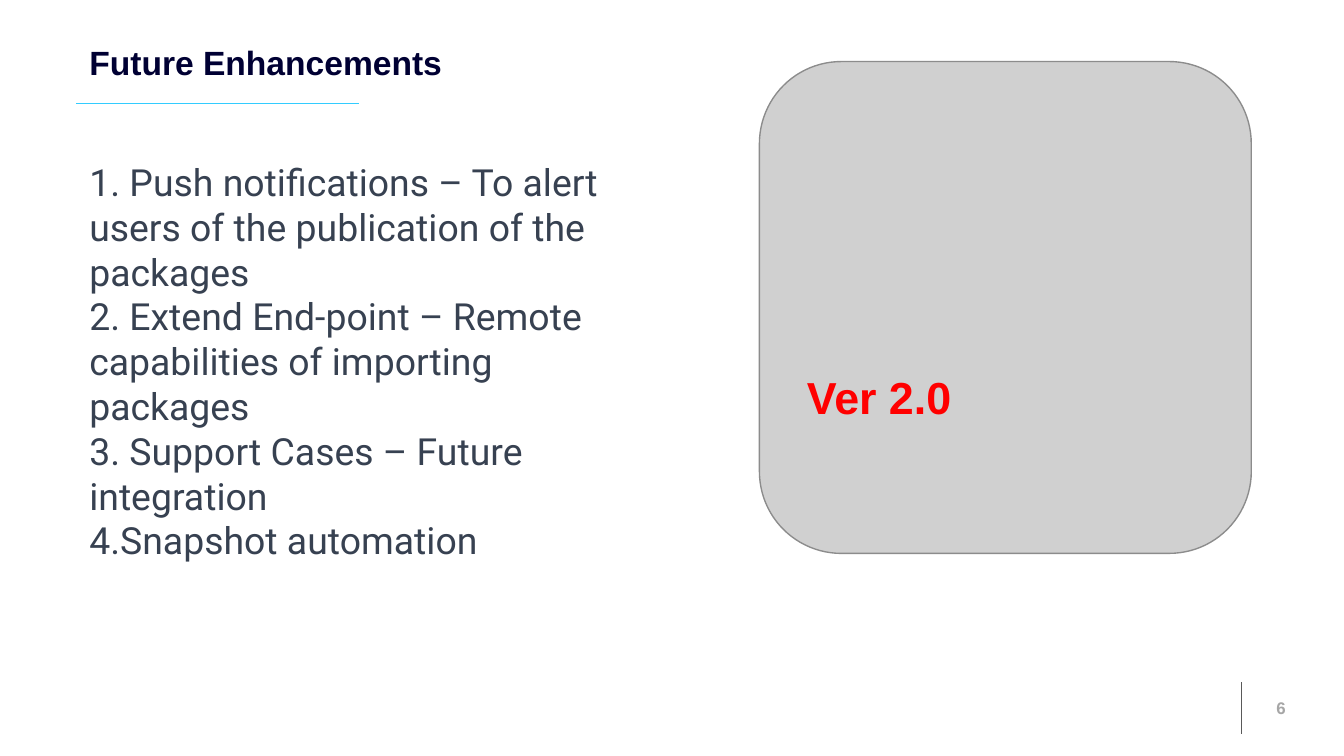
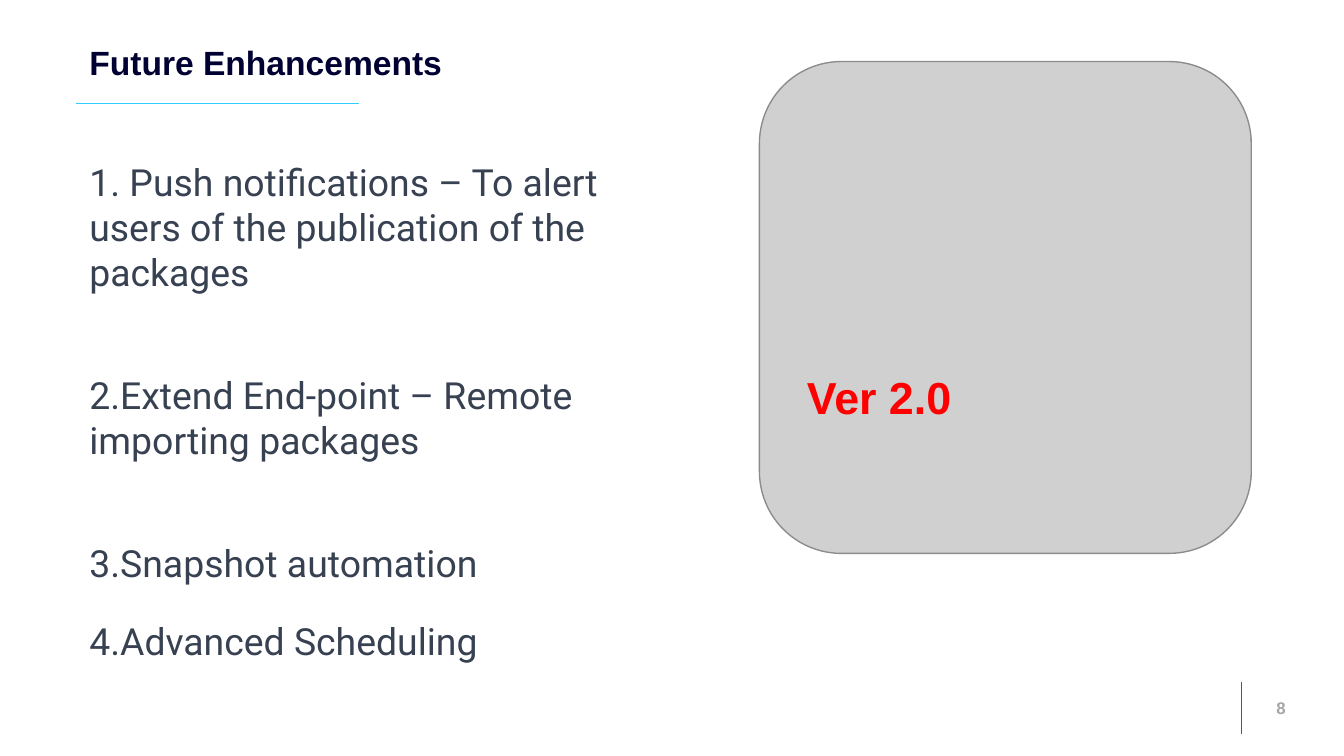
Before and after one commit to AcumaticaHackathon/2023-Team-Mu, a slide deck: slide 8 of 2023 Hackathon Presentation - Team Mu Final_V1.pptx (slide 6 before the commit). Drawn at 1344x756 pixels with LibreOffice and Linux fonts; fonts in the diff are those of the drawing; grey boxes stand for pictures; background and template pictures are left out. Boxes give left, top, right and bottom in pixels: in the first picture for what was removed or moved away, otherwise in the second. Text is boxed around its words. In the diff, an @@ line names an element or a change of style, - is before the commit and + after.

```diff
--- a/2023 Hackathon Presentation - Team Mu Final_V1.pptx
+++ b/2023 Hackathon Presentation - Team Mu Final_V1.pptx
@@ text at <box>89,167,598,585</box>: more space between paragraphs @@
@@ text at <box>89,381,572,462</box>: text changed @@
-2. Extend End-point – Remote capabilities of importing packages
-3. Support Cases – Future integration
+2. Extend End-point – Remote importing packages
@@ text at <box>89,627,478,663</box>: paragraph added @@
+4. Advanced Scheduling
```
Also in this commit, not shown: 1 other slide changed, 4 slides added, 2 slides removed.
